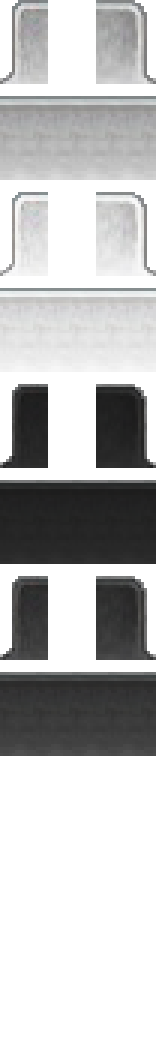
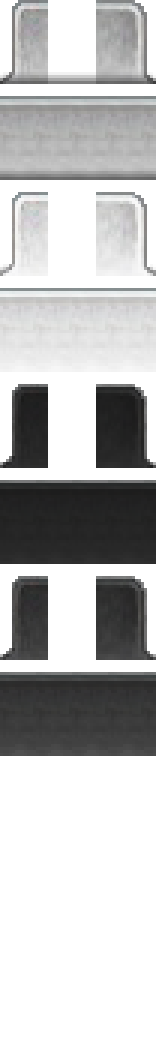
Comparing the layer stacks of the two (156, 1062) images. Changes:
added group "shadow grey" with 15 layers above "grey" over [left=0, top=72, right=156, bottom=273]
added group "corners active" (1st of 2, in "shadow grey") with 4 layers in group "shadow grey" over [left=0, top=264, right=156, bottom=273]
added layer "s2" (1st of 3, in "shadow grey" › "corners active") (20%) in group "corners active" over [left=0, top=267, right=156, bottom=270]
added layer "s3" (1st of 3, in "shadow grey" › "corners active") (35%) in group "corners active" over [left=0, top=270, right=156, bottom=273]
added group "corners active" (2nd of 2, in "shadow grey") with 4 layers in group "shadow grey" over [left=0, top=72, right=156, bottom=84]
added layer "s2" (2nd of 3, in "shadow grey" › "corners active") (20%) in group "corners active" over [left=0, top=75, right=156, bottom=78]
added layer "s3" (2nd of 3, in "shadow grey" › "corners active") (35%) in group "corners active" over [left=0, top=78, right=156, bottom=81]
added layer "s4" (2nd of 3, in "shadow grey" › "corners active") (50%) in group "corners active" over [left=0, top=81, right=156, bottom=84]
added group "middle" (1st of 5, in "shadow grey") with 4 layers in group "shadow grey" over [left=0, top=168, right=156, bottom=180]
added layer "s1" (3rd of 3, in "shadow grey" › "middle") (5%) in group "middle" over [left=0, top=168, right=156, bottom=171]
added layer "s2" (3rd of 3, in "shadow grey" › "middle") (20%) in group "middle" over [left=0, top=171, right=156, bottom=174]
added layer "s3" (3rd of 3, in "shadow grey" › "middle") (35%) in group "middle" over [left=0, top=174, right=156, bottom=177]
added layer "s4" (3rd of 3, in "shadow grey" › "middle") (50%) in group "middle" over [left=0, top=177, right=156, bottom=180]
moved "grey" above "black" over [left=0, top=72, right=156, bottom=273]
…and 2 more changes (2 added)
